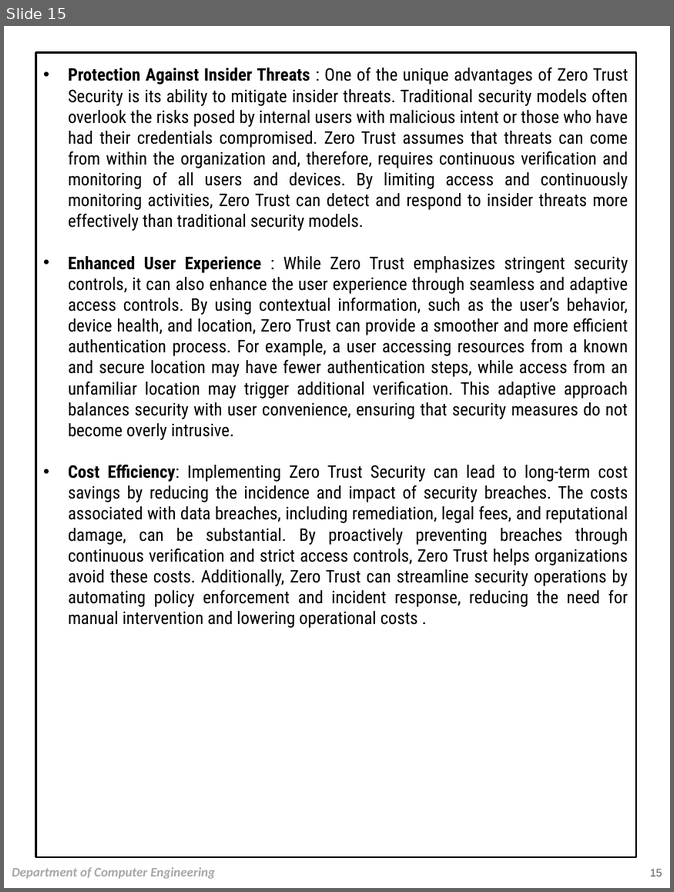
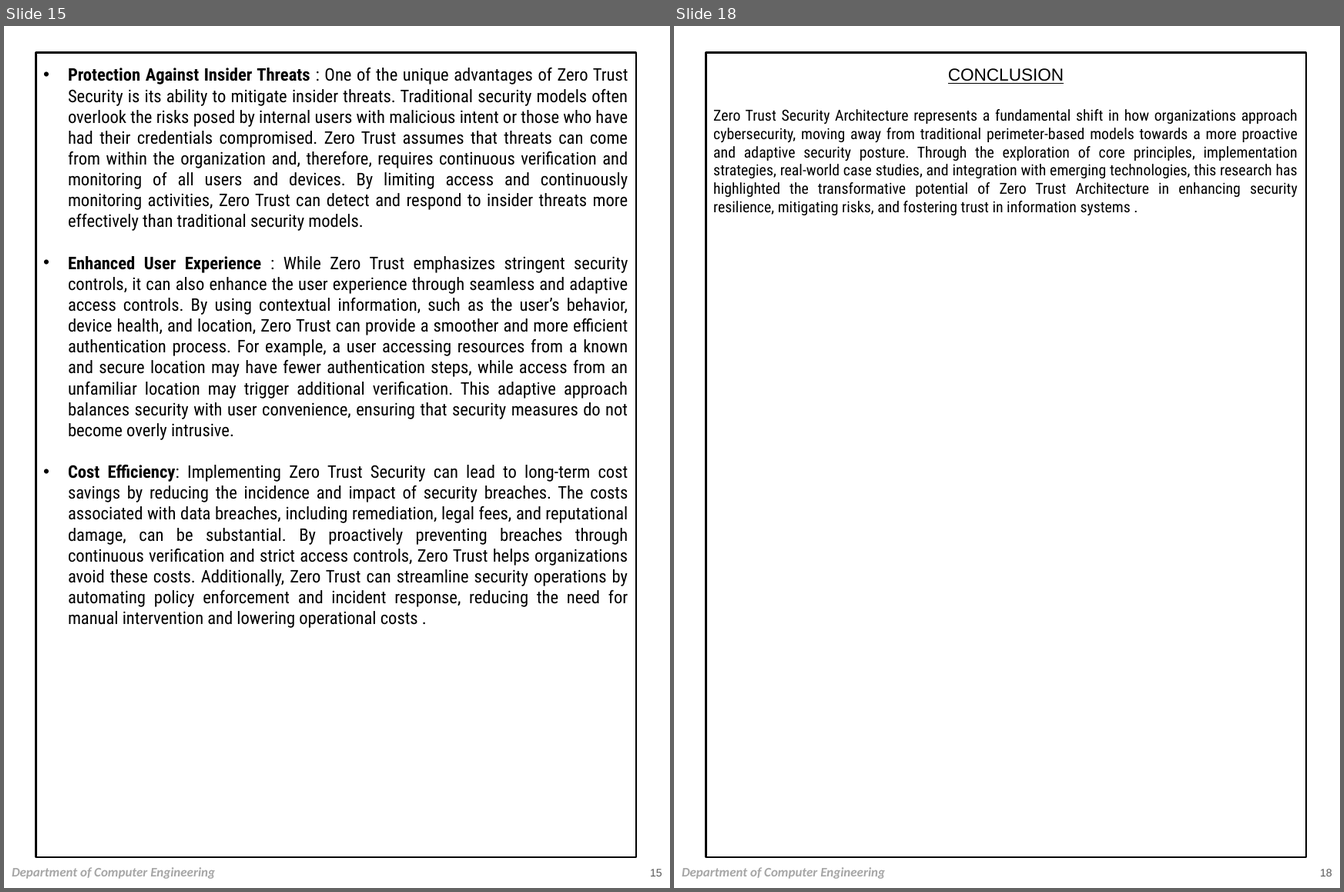
Before and after one commit to Silo5k3u8t4/semi, a slide deck: NEW.pptx. Shown side by side, each under a label of ours: slide 15 before the commit, slides 15 and 18 after it; the slides between them are not shown. The pictures are 674x892 and 1344x892 pixels, drawn with LibreOffice and Linux fonts; fonts in the diff are those of the drawing. Boxes give left, top, right and bottom in pixels: in the first picture for what was removed or moved away, otherwise in the second. Text is boxed around its words. In the diff, an @@ line names an element or a change of style, - is before the commit and + after.

```diff
--- a/NEW.pptx
+++ b/NEW.pptx
@@ slide 18 added at bbox=[674, 26, 1340, 888], background #FFFFFF @@
@@ rectangle added at bbox=[706, 53, 1306, 858], fill #FFFFFF, outline #000000 2 pt @@
@@ text added at bbox=[713, 68, 1298, 215], 14 pt, text #000000 @@
+CONCLUSION
+Zero Trust Security Architecture represents a fundamental shift in how organizations approach cybersecurity, moving away from traditional perimeter-based models towards a more proactive and adaptive security posture. Through the exploration of core principles, implementation strategies, real-world case studies, and integration with emerging technologies, this research has highlighted the transformative potential of Zero Trust Architecture in enhancing security resilience, mitigating risks, and fostering trust in information systems .
@@ text added at bbox=[682, 868, 885, 879], 12 pt, text #A6A6A6, bold, italic @@
+Department of Computer Engineering
@@ page number added at bbox=[1320, 869, 1332, 877], 10 pt, text #595959 @@
+18
```
Also in this commit, not shown: 8 slides changed.
